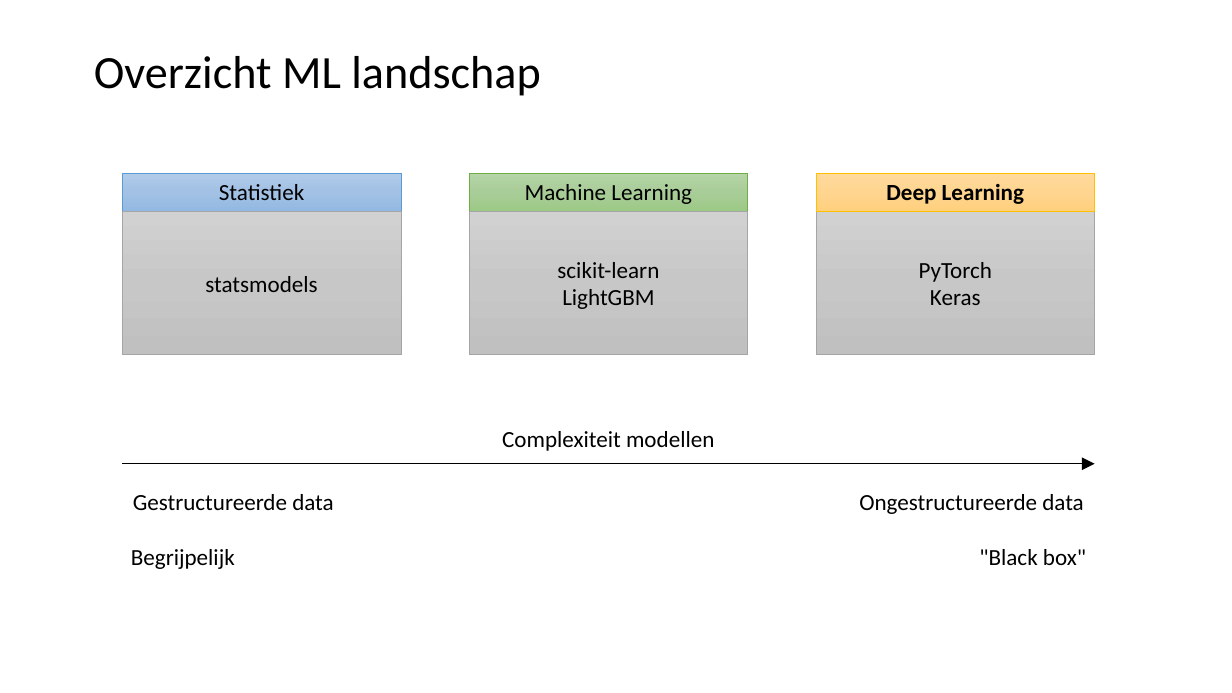
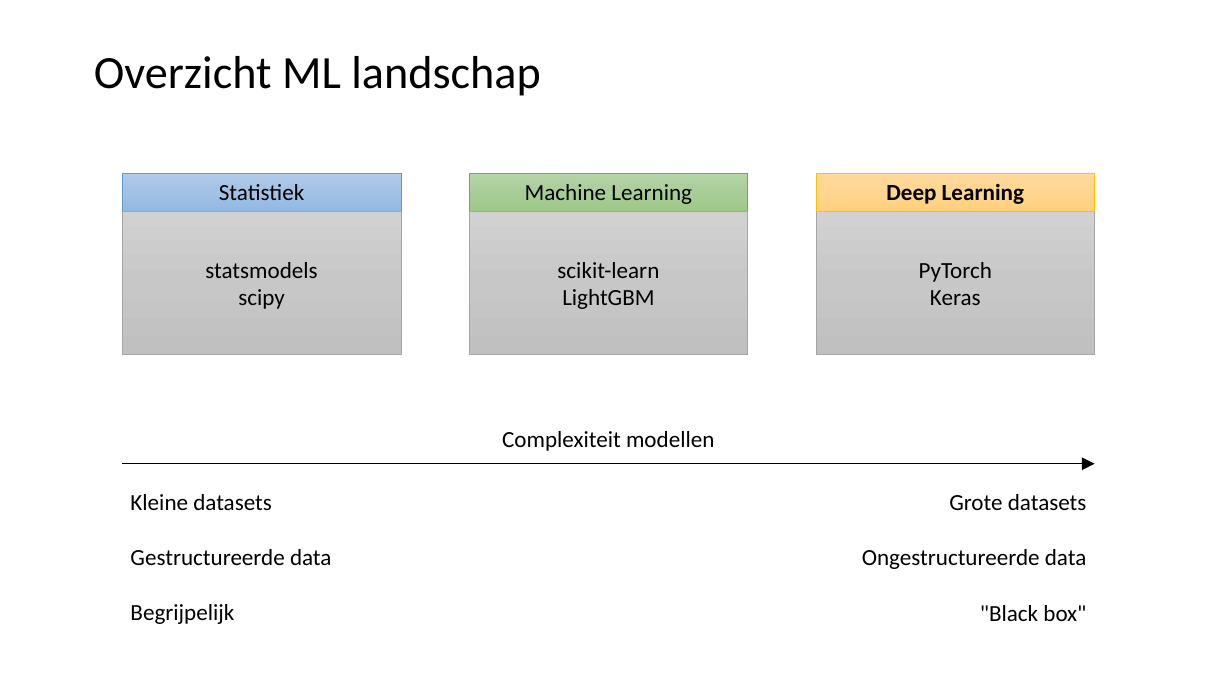
Before and after one commit to LFKoning/knowledge-sharing, a slide deck: slide 4 of python_trainees/4_scikit_learn/python_traineeship_4.pptx. Drawn at 1232x693 pixels with LibreOffice and Linux fonts; fonts in the diff are those of the drawing. Boxes give left, top, right and bottom in pixels: in the first picture for what was removed or moved away, otherwise in the second. Text is boxed around its words. In the diff, an @@ line names an element or a change of style, - is before the commit and + after.

```diff
--- a/python_trainees/4_scikit_learn/python_traineeship_4.pptx
+++ b/python_trainees/4_scikit_learn/python_traineeship_4.pptx
@@ text in rectangle at (238,289,285,309): paragraph added @@
+scipy
@@ text at (130,494,272,510): paragraph added @@
+Kleine datasets
@@ text at (949,494,1087,510): paragraph added @@
+Grote datasets
@@ text at (130,549,331,565): alignment centre to left @@
@@ text at (862,549,1086,569): alignment centre to right @@
```
Also in this commit, not shown: 3 other slides changed, 11 slides added, 1 slide removed, 3 other files.
